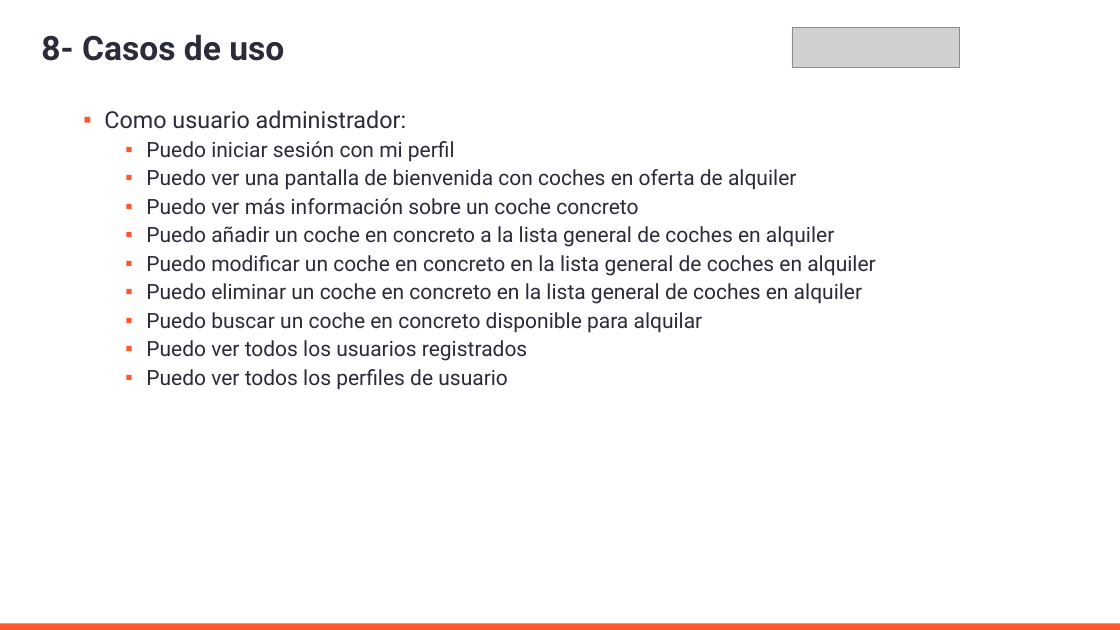
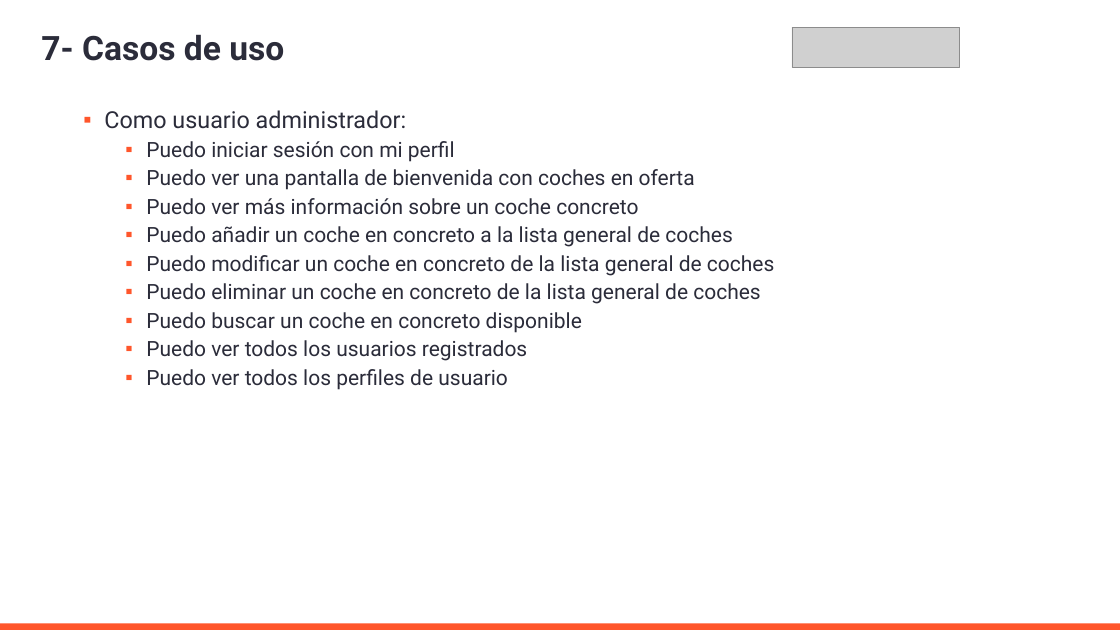
Before and after one commit to AleMedinaGarc/DotnetAPI-Practice, a slide deck: slide 14 of IniciacionDePracticasExternas.pptx (slide 15 before the commit). Drawn at 1120x630 pixels with LibreOffice and Linux fonts; fonts in the diff are those of the drawing; grey boxes stand for pictures; background and template pictures are left out. Boxes give left, top, right and bottom in pixels: in the first picture for what was removed or moved away, otherwise in the second. Text is boxed around its words. In the diff, an @@ line names an element or a change of style, - is before the commit and + after.

```diff
--- a/IniciacionDePracticasExternas.pptx
+++ b/IniciacionDePracticasExternas.pptx
@@ title at (x1=41, y1=34, x2=284, y2=61): text changed @@
-8- Casos de uso
+7- Casos de uso
@@ text at (x1=146, y1=169, x2=695, y2=190): text changed @@
-    ▪ Puedo ver una pantalla de bienvenida con coches en oferta de alquiler
+    ▪ Puedo ver una pantalla de bienvenida con coches en oferta
@@ text at (x1=146, y1=226, x2=774, y2=333): text changed @@
-    ▪ Puedo añadir un coche en concreto a la lista general de coches en alquiler
-    ▪ Puedo modificar un coche en concreto en la lista general de coches en alquiler
-    ▪ Puedo eliminar un coche en concreto en la lista general de coches en alquiler
-    ▪ Puedo buscar un coche en concreto disponible para alquilar
+    ▪ Puedo añadir un coche en concreto a la lista general de coches
+    ▪ Puedo modificar un coche en concreto de la lista general de coches
+    ▪ Puedo eliminar un coche en concreto de la lista general de coches
+    ▪ Puedo buscar un coche en concreto disponible
```
Also in this commit, not shown: 10 other slides changed, 1 slide removed, 5 other files.
